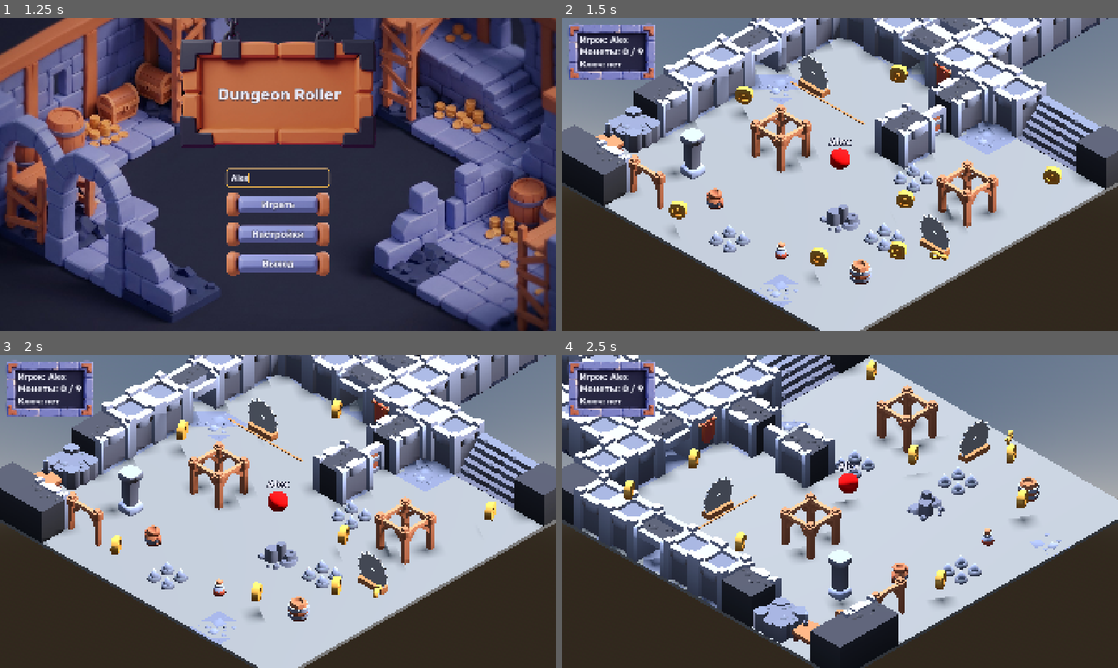
Above: before the commit, frames 1-4 (two rows, left to right).
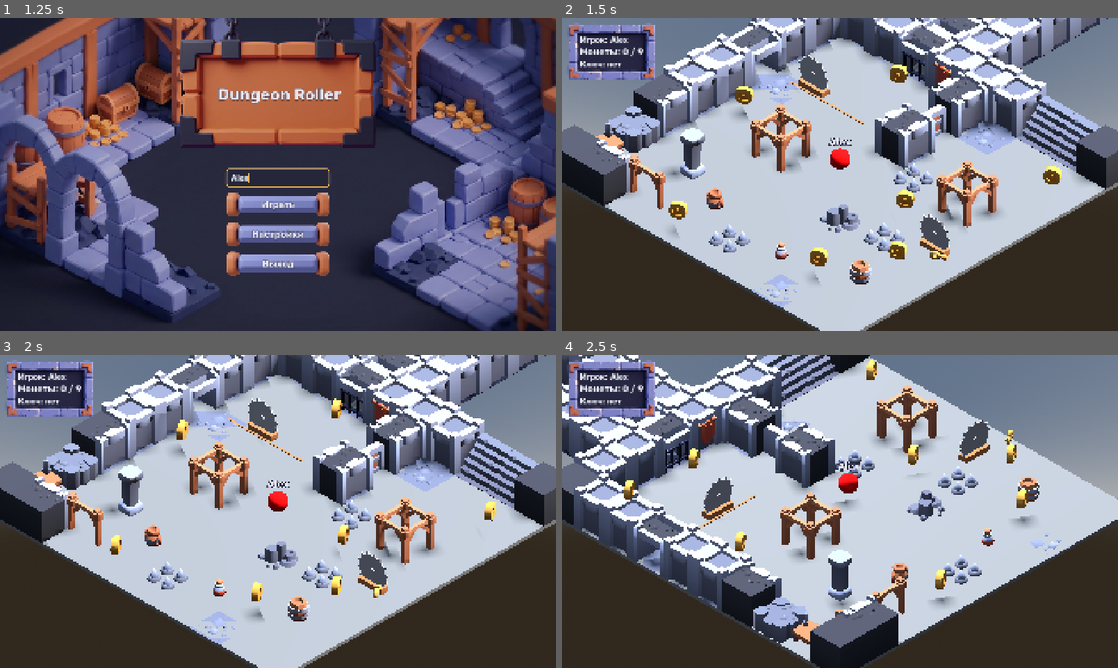
Above: after the commit, the same moments.

Repository: farikgg/godot_assignment
Game: Godot game, scene res://scenes/main_menu.tscn
Two runs of this game, one before a commit and one after it. Both use one fixed random seed, a clock stepped at 60 frames per second and the inputs below.
Inputs (mouse positions are in pixels of both pictures, inside the frame that each line leads up to):
- Up to frame 1 (1.25 s): click (278, 177) at 0.52 s; type "Alex" at 0.6 s
- Up to frame 2 (1.5 s): click "Играть" at 1.25 s
- Up to frame 3 (2 s): no input
- Up to frame 4 (2.5 s): hold D (move_right) from 2.03 s (still down); hold Left (camera_left) from 2.03 s (still down); tap Space (jump) at 2.27 s

Frame 1 is identical in both runs. In frame 2, 0.1% of the frame differs, in the area x 61-76%, y 0-21%; in frame 3, 0.1%; in frame 4, 0.2%, in the area x 18-23%, y 27-38%.

Commit message:
assignment 5

Diff:
--- a/scenes/map.tscn
+++ b/scenes/map.tscn
@@ -49,11 +49,11 @@
 [sub_resource type="BoxShape3D" id="BoxShape3D_7yv6r"]
 size = Vector3(100, 0.2, 100)
 
+[sub_resource type="BoxMesh" id="BoxMesh_uocsc"]
+size = Vector3(20, 0.2, 20)
+
 [sub_resource type="BoxShape3D" id="BoxShape3D_gate_hint"]
 size = Vector3(1.6, 2, 2.6)
-
-[sub_resource type="BoxMesh" id="BoxMesh_uocsc"]
-size = Vector3(20, 0.2, 20)
 
 [node name="Main" type="Node3D" unique_id=1563209637]
 script = ExtResource("1_0cso3")
@@ -238,7 +238,7 @@
 transform = Transform3D(1, 0, 0, 0, 1, 0, 0, 0, 1, -3, 0.1, -10)
 
 [node name="LockedGate" parent="." unique_id=1650031178 instance=ExtResource("n_locked_gate")]
-transform = Transform3D(1, 0, 0, 0, 1, 0, 0, 0, 1, -3, 0.1, -12.3)
+transform = Transform3D(1, 0, 0, 0, 1, 0, 0, 0, 1, -3, 0.1, -8.130716)
 
 [node name="GateHint" type="Area3D" parent="." unique_id=1650031181 groups=["gate_hint"]]
 transform = Transform3D(1, 0, 0, 0, 1, 0, 0, 0, 1, -3, 1.1, -10.6)
@@ -286,7 +286,7 @@
 layout_mode = 2
 text = "Ключ: нет"
 
-[node name="MessagePanel" type="PanelContainer" parent="UI" node_paths=PackedStringArray("label") unique_id=1922750468]
+[node name="MessagePanel" type="PanelContainer" parent="UI" unique_id=1922750468 node_paths=PackedStringArray("label")]
 visible = false
 anchors_preset = 8
 anchor_left = 0.5
--- /dev/null
+++ b/scenes/props/door.tscn
@@ -0,0 +1,104 @@
+[gd_scene format=3 uid="uid://b6nb11vdm6r2e"]
+
+[ext_resource type="Script" path="res://scripts/door.gd" id="1_script"]
+[ext_resource type="PackedScene" uid="uid://buerts481w52p" path="res://assets/Map/gate.glb" id="2_model"]
+
+[sub_resource type="BoxShape3D" id="BoxShape3D_body"]
+size = Vector3(1.6, 1.5, 0.4)
+
+[sub_resource type="Animation" id="Animation_yepiq"]
+length = 0.001
+tracks/0/type = "value"
+tracks/0/imported = false
+tracks/0/enabled = true
+tracks/0/path = NodePath("Body:rotation")
+tracks/0/interp = 1
+tracks/0/loop_wrap = true
+tracks/0/keys = {
+"times": PackedFloat32Array(0),
+"transitions": PackedFloat32Array(1),
+"update": 0,
+"values": [Vector3(0, 0, 0)]
+}
+
+[sub_resource type="Animation" id="Animation_8dmq6"]
+resource_name = "closed"
+loop_mode = 1
+tracks/0/type = "value"
+tracks/0/imported = false
+tracks/0/enabled = true
+tracks/0/path = NodePath("Body:rotation")
+tracks/0/interp = 1
+tracks/0/loop_wrap = true
+tracks/0/keys = {
+"times": PackedFloat32Array(0),
+"transitions": PackedFloat32Array(1),
+"update": 0,
+"values": [Vector3(0, 0, 0)]
+}
+
+[sub_resource type="Animation" id="Animation_lbmyp"]
+resource_name = "open"
+length = 0.6
+tracks/0/type = "value"
+tracks/0/imported = false
+tracks/0/enabled = true
+tracks/0/path = NodePath("Body:rotation")
+tracks/0/interp = 1
+tracks/0/loop_wrap = true
+tracks/0/keys = {
+"times": PackedFloat32Array(0, 0.6),
+"transitions": PackedFloat32Array(1, 1),
+"update": 0,
+"values": [Vector3(0, 0, 0), Vector3(0, 1.7453293, 0)]
+}
+
+[sub_resource type="AnimationLibrary" id="AnimationLibrary_vinnd"]
+_data = {
+&"RESET": SubResource("Animation_yepiq"),
+&"closed": SubResource("Animation_8dmq6"),
+&"open": SubResource("Animation_lbmyp")
+}
+
+[sub_resource type="AnimationNodeAnimation" id="AnimationNodeAnimation_mctn1"]
+animation = &"closed"
+
+[sub_resource type="AnimationNodeAnimation" id="AnimationNodeAnimation_t1sgj"]
+animation = &"open"
+
+[sub_resource type="AnimationNodeStateMachineTransition" id="AnimationNodeStateMachineTransition_4i3ya"]
+advance_mode = 2
+
+[sub_resource type="AnimationNodeStateMachineTransition" id="AnimationNodeStateMachineTransition_d4kwg"]
+advance_mode = 2
+advance_condition = &"open"
+
+[sub_resource type="AnimationNodeStateMachine" id="AnimationNodeStateMachine_g4v7s"]
+states/closed/node = SubResource("AnimationNodeAnimation_mctn1")
+states/closed/position = Vector2(443, 95)
+states/open/node = SubResource("AnimationNodeAnimation_t1sgj")
+states/open/position = Vector2(652, 100)
+transitions = ["Start", "closed", SubResource("AnimationNodeStateMachineTransition_4i3ya"), "closed", "open", SubResource("AnimationNodeStateMachineTransition_d4kwg")]
+
+[node name="Door" type="Node3D" unique_id=968738810]
+script = ExtResource("1_script")
+
+[node name="Body" type="AnimatableBody3D" parent="." unique_id=353133351]
+transform = Transform3D(1, 0, 0, 0, 1, 0, 0, 0, 1, -0.8, 0, 0)
+
+[node name="CollisionShape3D" type="CollisionShape3D" parent="Body" unique_id=1434107420]
+transform = Transform3D(1, 0, 0, 0, 1, 0, 0, 0, 1, 0.8, 0.75, 0)
+shape = SubResource("BoxShape3D_body")
+
+[node name="Model" parent="Body" unique_id=738561711 instance=ExtResource("2_model")]
+transform = Transform3D(2, 0, 0, 0, 2, 0, 0, 0, 2, 0.8, 0, 0)
+
+[node name="AnimationPlayer" type="AnimationPlayer" parent="." unique_id=870760451]
+callback_mode_process = 0
+libraries/ = SubResource("AnimationLibrary_vinnd")
+
+[node name="AnimationTree" type="AnimationTree" parent="." unique_id=932067762]
+callback_mode_process = 0
+tree_root = SubResource("AnimationNodeStateMachine_g4v7s")
+anim_player = NodePath("../AnimationPlayer")
+parameters/conditions/open = false
--- a/tools/test_anim.gd
+++ /dev/null
@@ -1,133 +0,0 @@
-extends SceneTree
-## Animation smoke test for map.tscn.
-## Run: godot --headless --path . -s tools/test_anim.gd   (exit code 0 = all PASS, 1 = any FAIL)
-
-const MAP_SCENE: String = "res://scenes/map.tscn"
-const LOOP_CLIPS: Array[StringName] = [&"spin_bob", &"spin", &"patrol", &"pulse"]
-# locked gate open height: iron fence 0.879 m x2 + 0.3 clearance
-const GATE_OPEN_Y: float = 2.058
-const SAMPLE_GAP: float = 0.5
-const POSITION_TOLERANCE: float = 0.01
-
-var _failures: int = 0
-
-func _initialize() -> void:
-	_run.call_deferred()
-
-func _check(label: String, ok: bool, detail: String = "") -> void:
-	if not ok:
-		_failures += 1
-	print("%s  %s%s" % ["PASS" if ok else "FAIL", label, ("  (" + detail + ")") if detail != "" else ""])
-
-func _physics_frames(count: int) -> void:
-	for i in count:
-		await physics_frame
-
-func _run() -> void:
-	var map: Node3D = (load(MAP_SCENE) as PackedScene).instantiate() as Node3D
-	root.add_child(map)
-
-	await _test_gate(map)
-	await _test_motion(map)
-	_test_loops(map)
-	_test_callback_modes(map)
-
-	var code: int = 1 if _failures > 0 else 0
-	print("RESULT: %s, %d failure(s), exit code %d" % ["PASS" if code == 0 else "FAIL", _failures, code])
-	quit(code)
-
-func _test_gate(map: Node3D) -> void:
-	var gate: Node = map.get_node_or_null("LockedGate")
-	var body: Node3D = map.get_node_or_null("LockedGate/Body") as Node3D
-	if gate == null or body == null:
-		_check("locked gate: LockedGate/Body found", false)
-		return
-	await _physics_frames(30)
-	var closed_y: float = body.position.y
-	_check("locked gate closed after 30 physics frames", absf(closed_y) < POSITION_TOLERANCE, "y=%.3f" % closed_y)
-	gate.call("open")
-	await _physics_frames(60)
-	var open_y: float = body.position.y
-	_check("locked gate raised 60 frames after open()", absf(open_y - GATE_OPEN_Y) < POSITION_TOLERANCE, "y=%.3f" % open_y)
-
-func _sample(map: Node3D) -> Dictionary:
-	var coin: Node3D = null
-	for node in map.get_tree().get_nodes_in_group("coins"):
-		coin = node as Node3D
-		break
-	var coin_model: Node3D = coin.get_node_or_null("Model") as Node3D if coin != null else null
-	var key_model: Node3D = map.get_node_or_null("KeyPickup/Model") as Node3D
-	var saw: Node3D = map.get_node_or_null("Enemies/Saw/Body/Blade") as Node3D
-	var patrol_body: Node3D = map.get_node_or_null("Enemies/SawPatrol/Body") as Node3D
-	var patrol_blade: Node3D = map.get_node_or_null("Enemies/SawPatrol/Body/Blade") as Node3D
-	var pulse: Node3D = map.get_node_or_null("Exit/PulseZone/Disc") as Node3D
-	return {
-		"coin": Vector2(coin_model.rotation_degrees.y, coin_model.position.y) if coin_model != null else null,
-		"key": Vector2(key_model.rotation_degrees.y, key_model.position.y) if key_model != null else null,
-		"saw spin": saw.rotation_degrees.z if saw != null else null,
-		"patrol saw spin": patrol_blade.rotation_degrees.z if patrol_blade != null else null,
-		"patrol saw move": patrol_body.position.x if patrol_body != null else null,
-		"pulse": pulse.scale.x if pulse != null else null,
-	}
-
-func _test_motion(map: Node3D) -> void:
-	var first: Dictionary = _sample(map)
-	await create_timer(SAMPLE_GAP).timeout
-	var second: Dictionary = _sample(map)
-	for key: String in first:
-		var a: Variant = first[key]
-		var b: Variant = second[key]
-		if a == null or b == null:
-			_check("%s animates" % key, false, "node not found")
-		else:
-			_check("%s animates" % key, a != b, "%s -> %s" % [a, b])
-
-func _all_mixers(map: Node) -> Array[AnimationMixer]:
-	var out: Array[AnimationMixer] = []
-	for node in map.find_children("*", "AnimationMixer", true, false):
-		out.append(node as AnimationMixer)
-	return out
-
-func _test_loops(map: Node3D) -> void:
-	var found: Dictionary = {}
-	for mixer in _all_mixers(map):
-		var player: AnimationPlayer = mixer as AnimationPlayer
-		if player == null:
-			continue
-		for clip: StringName in player.get_animation_list():
-			if clip in LOOP_CLIPS and not found.has(clip):
-				found[clip] = true
-				var anim: Animation = player.get_animation(clip)
-				_check("%s loop_mode = Linear" % clip, anim.loop_mode == Animation.LOOP_LINEAR, "loop_mode=%d" % anim.loop_mode)
-				_check("%s autoplay" % clip, player.autoplay == clip, "autoplay=%s" % player.autoplay)
-	for clip in LOOP_CLIPS:
-		if not found.has(clip):
-			_check("%s present" % clip, false, "clip not found in map")
-
-func _animation_source(mixer: AnimationMixer) -> AnimationPlayer:
-	if mixer is AnimationPlayer:
-		return mixer as AnimationPlayer
-	if mixer is AnimationTree:
-		return mixer.get_node_or_null((mixer as AnimationTree).anim_player) as AnimationPlayer
-	return null
-
-func _moves_animatable_body(mixer: AnimationMixer) -> bool:
-	var source: AnimationPlayer = _animation_source(mixer)
-	var root_node: Node = mixer.get_node_or_null(mixer.root_node)
-	if source == null or root_node == null:
-		return false
-	for clip: StringName in source.get_animation_list():
-		var anim: Animation = source.get_animation(clip)
-		for track in anim.get_track_count():
-			var path: NodePath = anim.track_get_path(track)
-			var target: Node = root_node.get_node_or_null(NodePath(path.get_concatenated_names()))
-			if target is AnimatableBody3D:
-				return true
-	return false
-
-func _test_callback_modes(map: Node3D) -> void:
-	for mixer in _all_mixers(map):
-		if _moves_animatable_body(mixer):
-			_check("%s callback_mode_process = Physics" % map.get_path_to(mixer),
-				mixer.callback_mode_process == AnimationMixer.ANIMATION_CALLBACK_MODE_PROCESS_PHYSICS,
-				"mode=%d" % mixer.callback_mode_process)
Not shown: 1 places in scenes/map.tscn that only renumber resources
Not shown, added: scripts/key_pickup.gd.uid
